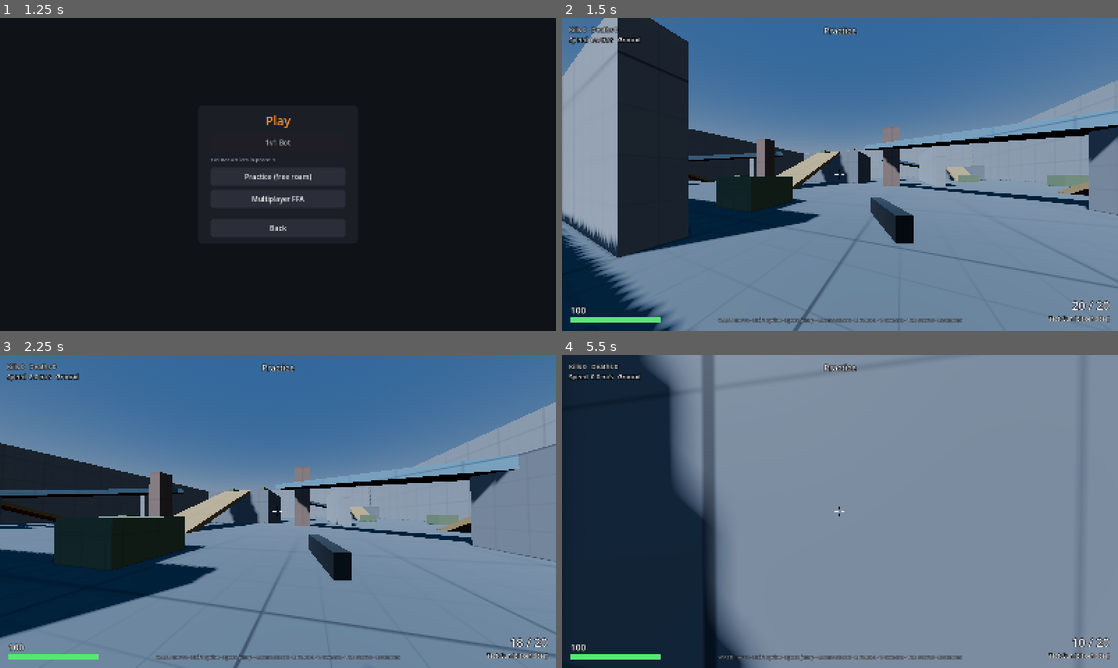
Above: before the commit, frames 1-4 (two rows, left to right).
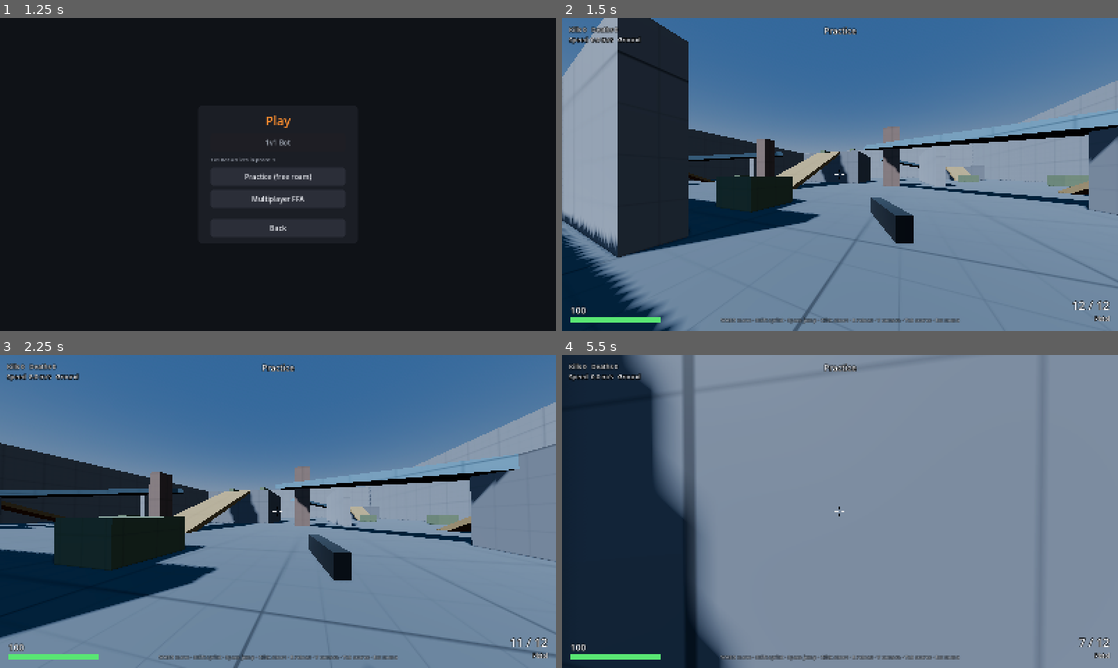
Above: after the commit, the same moments.

Repository: Yellow-Makes-Games/Jumpy-Shooty
Game: Godot game, scene res://game/ui/main_menu.tscn
Two runs of this game, one before a commit and one after it. Both use one fixed random seed, a clock stepped at 60 frames per second and the inputs below.
Inputs (mouse positions are in pixels of both pictures, inside the frame that each line leads up to):
- Up to frame 1 (1.25 s): click "Play" at 0.5 s
- Up to frame 2 (1.5 s): click "Practice (free roam)" at 1.25 s
- Up to frame 3 (2.25 s): tap Enter at 2 s; move the mouse to (305, 511) at 2.02 s; press the mouse at (305, 511) at 2.03 s; hold W (move_forward) from 2.03 s (still down)
- Up to frame 4 (5.5 s): keep holding W (move_forward); tap Space (jump) at 2.27, 2.57, 3.02, 3.05, 3.32, 4.52, 4.82 s; tap Shift (sprint) at 2.3, 2.85, 4.55 s; move the mouse to (812, 511) at 2.77 s; release the mouse at (812, 511) at 2.78 s; click (812, 511) at 2.92 s; move the mouse to (851, 505) at 3.52 s; hold Space (jump) 3.53-4.28 s; click (851, 505) at 3.8 s; move the mouse to (834, 517) at 4.27 s; tap Ctrl (crouch) at 4.35 s; click (834, 517) at 4.42 s; move the mouse to (878, 514) at 5.02 s; hold Space (jump) from 5.03 s (still down); tap Alt (dive) at 5.1 s; click (878, 514) at 5.17 s

Frame 1 is identical in both runs. In frame 2, 0.5% of the frame differs, in the area x 28-99%, y 90-98%; in frame 3, 0.5%; in frame 4, 8.1%, in the area x 11-99%, y 0-100%.

Commit message:
Apply design answers: pistol, lobby win condition, bunny-hopping
- docs/DESIGN.md records the decisions so far and what is still open
- Semi-automatic pistol replaces the placeholder test gun, with a short
  click buffer so early clicks still fire
- Host sets the win condition per lobby (first to N kills or a time
  limit); synced to everyone, including late joiners
- Movement: no friction on the frame a timed jump leaves the ground, so
  bunny-hopping keeps speed; movement checks cover bhop and air-strafing
- ENet packet throttling switched off so movement updates are not dropped
- Tests: time-limit match test; match test uses the lobby rule path

Co-Authored-By: Claude Opus 5.5 <noreply@anthropic.com>
Claude-Session: https://claude.ai/code/session_01HFmWSwtiuwAyY2CKAtYgVZ

Diff:
--- a/game/combat/weapon_data.gd
+++ b/game/combat/weapon_data.gd
@@ -5,23 +5,23 @@
 
 enum Kind { HITSCAN }
 
-@export var id := "test_gun"
-@export var display_name := "Test Gun"
+@export var id := "pistol"
+@export var display_name := "Pistol"
 @export var kind: Kind = Kind.HITSCAN
-@export var damage := 20.0
-@export var fire_interval := 0.12   ## seconds between shots (0.12 = ~8 shots per second)
-@export var automatic := true        ## hold to keep firing
-@export var magazine := 20
-@export var reload_time := 1.5
+@export var damage := 25.0           ## 4 hits to take a full-health player down
+@export var fire_interval := 0.17    ## fastest possible rate: about 6 shots per second
+@export var automatic := false       ## false = one shot per click
+@export var magazine := 12
+@export var reload_time := 1.3
 @export var max_range := 200.0
-@export var spread_degrees := 0.6    ## random aim wobble per shot
+@export var spread_degrees := 0.25   ## small random aim wobble per shot
 
 
-## The placeholder weapon used until the real weapons are designed.
-static func test_gun() -> WeaponData:
+## Semi-automatic pistol: the only weapon for now. Numbers are first guesses for playtesting.
+static func pistol() -> WeaponData:
 	return WeaponData.new()
 
 
 static func by_id(weapon_id: String) -> WeaponData:
 	match weapon_id:
-		_: return test_gun()
+		_: return pistol()
--- a/game/core/game.gd
+++ b/game/core/game.gd
@@ -54,7 +54,18 @@
 func host_online() -> Error:
 	mode = Mode.ONLINE
 	var port := DevArgs.port if DevArgs.port > 0 else Net.DEFAULT_PORT
-	return Net.host_direct(local_name(), port)
+	var err := Net.host_direct(local_name(), port)
+	if err == OK and DevArgs.rules != "":
+		var s := Net.match_settings.duplicate()
+		var kind := DevArgs.rules.get_slice(":", 0)
+		var amount := float(DevArgs.rules.get_slice(":", 1))
+		s.mode = "time" if kind == "time" else "kills"
+		if kind == "time":
+			s.minutes = amount
+		else:
+			s.kills = int(amount)
+		Net.set_match_settings(s)
+	return err
 
 
 func join_online(address: String) -> Error:
--- a/game/dev/dev_args.gd
+++ b/game/dev/dev_args.gd
@@ -15,8 +15,9 @@
 ## --net-sim=L,J,P     Simulate a bad connection: L ms latency, up to J ms extra jitter,
 ##                      P percent of movement packets lost (incoming, this copy only).
 ## --scripted-fire     With --scripted-input: aim at the nearest opponent and shoot.
-## --kill-target=N      Host only: kills needed to win (default 15).
-## --time-limit=SECONDS Host only: match length (default 480).
+## --rules=kills:N | time:MINUTES  Host only: set the lobby's win condition.
+## --kill-target=N      Host only: override the kill target for this match.
+## --time-limit=SECONDS Host only: override the match length (safety cap in tests).
 ## --auto-return       Leave the results screen for the lobby after 2 seconds.
 ## --third-person      Start in third-person view (not saved to settings).
 ## --screenshot=SEC:PATH Save a screenshot SEC seconds after start (repeatable).
@@ -33,6 +34,7 @@
 var scripted_fire := false
 var auto_return := false
 var kill_target := 0
+var rules := ""
 var time_limit := 0.0
 var quit_after := 0.0
 var window_rect := Rect2i()
@@ -64,6 +66,7 @@
 			"--scripted-fire": scripted_fire = true
 			"--auto-return": auto_return = true
 			"--kill-target": kill_target = int(value)
+			"--rules": rules = value
 			"--time-limit": time_limit = float(value)
 			"--third-person": Settings.third_person = true
 			"--quit-after": quit_after = float(value)
--- a/game/match/match_state.gd
+++ b/game/match/match_state.gd
@@ -21,12 +21,9 @@
 const RESPAWN_DELAY := 3.0
 const MAX_REWIND := 0.6           ## seconds; older views are clamped (anti-abuse)
 const HIT_FORGIVENESS := 0.08     ## metres added to player radius when checking hits
-## Placeholder match rules until Austin chooses them (kill target and time limit).
-const DEFAULT_KILL_TARGET := 15
-const DEFAULT_TIME_LIMIT := 480.0
-
-var kill_target := DEFAULT_KILL_TARGET
-var time_left := DEFAULT_TIME_LIMIT
+## kill_target 0 means "no kill target" (time-limit matches).
+var kill_target := 15
+var time_left := 480.0
 var running := false
 ## id -> {"kills": int, "deaths": int}
 var scores: Dictionary = {}
@@ -65,9 +62,20 @@
 	running = true
 	last_results = []
 	if Net.is_host():
-		kill_target = DevArgs.kill_target if DevArgs.kill_target > 0 else DEFAULT_KILL_TARGET
-		time_left = DevArgs.time_limit if DevArgs.time_limit > 0.0 else DEFAULT_TIME_LIMIT
+		# The host's lobby settings decide the win condition (dev options override them).
+		var s: Dictionary = Net.match_settings
+		if s.mode == "time":
+			kill_target = 0
+			time_left = float(s.minutes) * 60.0
+		else:
+			kill_target = int(s.kills)
+			time_left = INF
+		if DevArgs.kill_target > 0:
+			kill_target = DevArgs.kill_target
+		if DevArgs.time_limit > 0.0:
+			time_left = DevArgs.time_limit
 		if Game.mode == Game.Mode.PRACTICE:
+			kill_target = 0
 			time_left = INF
 		scores.clear()
 		health.clear()
@@ -262,7 +270,7 @@
 		scores[killer].kills += 1
 	respawn_timers[victim] = RESPAWN_DELAY
 	_died.rpc(victim, killer, scores)
-	if killer != 0 and kills(killer) >= kill_target:
+	if killer != 0 and kill_target > 0 and kills(killer) >= kill_target:
 		host_end_match()
 
 
--- a/game/net/net.gd
+++ b/game/net/net.gd
@@ -28,6 +28,10 @@
 var in_match := false
 var is_online := false
 var port := DEFAULT_PORT  ## the port we are hosting on
+
+## Win condition chosen by the host in the lobby.
+## mode: "kills" (first to `kills`) or "time" (most kills after `minutes`).
+var match_settings := {"mode": "kills", "kills": 15, "minutes": 8}
 
 ## The arena currently running, if any. It registers itself here.
 var arena: Node = null
@@ -121,6 +125,7 @@
 # Connection events
 
 func _on_connected_to_server() -> void:
+	_tune_link(1)
 	_register.rpc_id(1, _local_name)
 
 
@@ -135,8 +140,21 @@
 	session_ended.emit("The host left, so the match ended.")
 
 
-func _on_peer_connected(_id: int) -> void:
-	pass  # The new peer registers itself; see _register.
+func _on_peer_connected(id: int) -> void:
+	# The new peer registers itself; see _register. Here the host only tunes the link.
+	if is_host():
+		_tune_link(id)
+
+
+## ENet normally starts dropping unreliable packets when ping wobbles ("throttling").
+## For a 5-player game that bandwidth saving isn't needed, and the dropped movement
+## updates make players stutter, so we switch throttling off.
+func _tune_link(id: int) -> void:
+	var peer := multiplayer.multiplayer_peer
+	if peer is ENetMultiplayerPeer:
+		var link: ENetPacketPeer = peer.get_peer(id)
+		if link:
+			link.throttle_configure(5000, ENetPacketPeer.PACKET_THROTTLE_SCALE, 0)
 
 
 func _on_peer_disconnected(id: int) -> void:
@@ -165,6 +183,7 @@
 		return
 	players[id] = {"name": _unique_name(player_name.strip_edges().left(20)), "color": _free_color()}
 	print("[net] %d joined as %s" % [id, players[id].name])
+	_sync_settings.rpc_id(id, match_settings)
 	_sync_players.rpc(players)
 	if in_match:
 		_late_join.rpc_id(id)
@@ -177,6 +196,19 @@
 	players_changed.emit()
 	if not was_registered and players.has(my_id()) and not is_host():
 		joined_lobby.emit()
+
+
+## Host only: change the win condition and tell everyone.
+func set_match_settings(settings: Dictionary) -> void:
+	if not is_host():
+		return
+	_sync_settings.rpc(settings)
+
+
+@rpc("authority", "call_local", "reliable")
+func _sync_settings(settings: Dictionary) -> void:
+	match_settings = settings
+	players_changed.emit()  # lobby screens refresh on this
 
 
 @rpc("authority", "call_remote", "reliable")
--- a/game/player/movement/movement_controller.gd
+++ b/game/player/movement/movement_controller.gd
@@ -37,17 +37,24 @@
 	var wish := _wish_dir(input)
 	var wish_speed: float = (t.sprint_speed if input.sprint else t.run_speed) * min(input.move.length(), 1.0)
 
-	if grounded:
+	var jumping := _jump_buffer > 0.0 and _since_ground <= t.coyote_time
+
+	if grounded and not jumping:
 		state = State.GROUND
 		vel = _apply_friction(vel, wish_speed, delta)
 		vel = _accelerate(vel, wish, wish_speed, t.ground_accel, delta)
 		vel.y = min(vel.y, 0.0)
 	else:
+		# In the air, and also on the exact frame a well-timed jump leaves the ground:
+		# no friction that frame, so a jump pressed just before landing keeps all
+		# your speed (bunny-hopping). Air steering can add speed when you strafe
+		# and turn together (air-strafing), but never takes speed away.
 		state = State.AIR
 		vel = _accelerate(vel, wish, min(wish_speed, t.air_speed), t.air_accel, delta)
-		vel.y = max(vel.y - t.gravity * delta, -t.max_fall_speed)
+		if not grounded:
+			vel.y = max(vel.y - t.gravity * delta, -t.max_fall_speed)
 
-	if _jump_buffer > 0.0 and _since_ground <= t.coyote_time:
+	if jumping:
 		vel.y = t.jump_velocity
 		_jump_buffer = 0.0
 		_since_ground = t.coyote_time + 1.0  # spend the coyote window
--- a/game/player/player.gd
+++ b/game/player/player.gd
@@ -31,6 +31,7 @@
 var _body_gun: Node3D
 var _view_gun: Node3D
 var _fell_reported := false
+var _fire_buffer := 0.0           # a click slightly too early still fires when the gun is ready
 
 
 func _init() -> void:
@@ -63,7 +64,7 @@
 
 	if is_local:
 		motor = MovementController.new()
-		weapon = WeaponState.new(WeaponData.test_gun())
+		weapon = WeaponState.new(WeaponData.pistol())
 		rig = CameraRig.new()
 		add_child(rig)
 		rig.setup(self)
@@ -150,7 +151,9 @@
 	input.sprint = Input.is_action_pressed("sprint")
 	input.crouch = Input.is_action_pressed("crouch")
 	input.jump_held = Input.is_action_pressed("jump")
-	input.fire = Input.is_action_pressed("fire") if weapon.data.automatic else Input.is_action_just_pressed("fire")
+	input.fire = Input.is_action_pressed("fire")
+	if Input.is_action_just_pressed("fire"):
+		input.fire_pressed = true
 	if Input.is_action_just_pressed("jump"):
 		input.jump_pressed = true
 	if Input.is_action_just_pressed("dive"):
@@ -162,10 +165,16 @@
 
 func _update_weapon(delta: float) -> void:
 	weapon.update(delta)
-	if not input.fire or not Match.running:
+	if input.fire_pressed:
+		_fire_buffer = 0.1
+	else:
+		_fire_buffer = max(_fire_buffer - delta, 0.0)
+	var wants: bool = input.fire if weapon.data.automatic else _fire_buffer > 0.0
+	if not wants or not Match.running:
 		return
 	if not weapon.fire():
 		return
+	_fire_buffer = 0.0
 	var eye := eye_position()
 	var dir := _aim_direction(eye)
 	var spread := deg_to_rad(weapon.data.spread_degrees)
@@ -322,6 +331,8 @@
 			input.pitch = atan2(to.y, Vector2(to.x, to.z).length())
 			input.move = Vector2(1.0 if fmod(t, 3.0) < 1.5 else -1.0, 0.3)  # strafe while shooting
 			input.fire = true
+			if fmod(t, 0.2) < delta:
+				input.fire_pressed = true  # click about 5 times a second
 
 
 func _nearest_visible_opponent() -> Player:
--- a/game/player/player_input.gd
+++ b/game/player/player_input.gd
@@ -13,9 +13,11 @@
 var crouch := false
 var dive_pressed := false
 var grapple := false
-var fire := false
+var fire := false          ## trigger held (automatic weapons)
+var fire_pressed := false  ## trigger pulled this frame (semi-automatic weapons)
 
 
 func clear_edges() -> void:
 	jump_pressed = false
 	dive_pressed = false
+	fire_pressed = false
--- a/game/ui/hud.gd
+++ b/game/ui/hud.gd
@@ -88,7 +88,7 @@
 	ammo_box.add_child(_weapon)
 
 	_help = _label(Control.PRESET_CENTER_BOTTOM, HORIZONTAL_ALIGNMENT_CENTER, 15)
-	_help.text = "WASD move · Shift sprint · Space jump · Mouse shoot · R reload · V camera · Tab scores · Esc menu"
+	_help.text = "WASD move · Shift sprint · Space jump · Click shoot · R reload · V camera · Tab scores · Esc menu"
 	_help.modulate = Color(1, 1, 1, 0.55)
 
 	_death = _label(Control.PRESET_CENTER, HORIZONTAL_ALIGNMENT_CENTER, 30)
@@ -138,17 +138,19 @@
 	_health_bar.value = hp
 	_health_label.text = "%d" % ceil(hp)
 	if p.weapon:
-		_weapon.text = p.weapon.data.display_name + " (placeholder)"
+		_weapon.text = p.weapon.data.display_name
 		if p.weapon.is_reloading():
 			_ammo.text = "Reloading %d%%" % int(p.weapon.reload_progress() * 100)
 		else:
 			_ammo.text = "%d / %d" % [p.weapon.ammo, p.weapon.data.magazine]
 
-	if Match.time_left > 1e8:
-		_match_info.text = "Practice"
-	else:
+	var parts := PackedStringArray()
+	if Match.time_left < 1e8:
 		var t := int(ceil(Match.time_left))
-		_match_info.text = "%d:%02d    First to %d kills" % [t / 60, t % 60, Match.kill_target]
+		parts.append("%d:%02d" % [t / 60, t % 60])
+	if Match.kill_target > 0:
+		parts.append("First to %d kills" % Match.kill_target)
+	_match_info.text = "    ".join(parts) if not parts.is_empty() else "Practice"
 
 	var speed := Vector2(p.velocity.x, p.velocity.z).length()
 	var state: String = MovementController.State.keys()[p.motor.state]
--- a/game/ui/lobby_menu.gd
+++ b/game/ui/lobby_menu.gd
@@ -6,6 +6,12 @@
 var _list: VBoxContainer
 var _start: Button
 var _info: Label
+var _rules_label: Label
+var _host_rules: HBoxContainer
+var _mode_pick: OptionButton
+var _amount: SpinBox
+var _amount_unit: Label
+var _updating := false   # true while we fill the controls from settings (ignore their signals)
 
 
 func _ready() -> void:
@@ -18,6 +24,8 @@
 	_list.add_theme_constant_override("separation", 6)
 	_col.add_child(_list)
 	UiKit.spacer(_col, 8)
+	_build_rules()
+	UiKit.spacer(_col, 4)
 	_start = UiKit.button(_col, "Start match", Net.host_start_match)
 	UiKit.button(_col, "Leave lobby", Game.leave_to_menu)
 	Net.players_changed.connect(_refresh)
@@ -56,6 +64,64 @@
 	else:
 		where = "Waiting for the host to start the match."
 	_info.text = "%d / %d players. %s" % [Net.players.size(), Net.MAX_PLAYERS, where]
+	_refresh_rules()
+
+
+# Win condition: the host picks; everyone else sees it.
+func _build_rules() -> void:
+	UiKit.label(_col, "Win condition", true, 16)
+	_rules_label = UiKit.label(_col, "")
+	_host_rules = HBoxContainer.new()
+	_host_rules.add_theme_constant_override("separation", 10)
+	_col.add_child(_host_rules)
+	_mode_pick = OptionButton.new()
+	_mode_pick.add_item("First to", 0)
+	_mode_pick.add_item("Time limit", 1)
+	_mode_pick.custom_minimum_size = Vector2(170, 44)
+	_host_rules.add_child(_mode_pick)
+	_amount = SpinBox.new()
+	_amount.custom_minimum_size = Vector2(110, 44)
+	_host_rules.add_child(_amount)
+	_amount_unit = UiKit.label(_host_rules, "kills")
+	_amount_unit.size_flags_vertical = Control.SIZE_SHRINK_CENTER
+	_amount_unit.autowrap_mode = TextServer.AUTOWRAP_OFF
+	_mode_pick.item_selected.connect(func(i: int):
+		if _updating:
+			return
+		var s := Net.match_settings.duplicate()
+		s.mode = "kills" if i == 0 else "time"
+		Net.set_match_settings(s))
+	_amount.value_changed.connect(func(v: float):
+		if _updating:
+			return
+		var s := Net.match_settings.duplicate()
+		if s.mode == "kills":
+			s.kills = int(v)
+		else:
+			s.minutes = int(v)
+		if s != Net.match_settings:
+			Net.set_match_settings(s))
+
+
+func _refresh_rules() -> void:
+	var s: Dictionary = Net.match_settings
+	var kills_mode: bool = s.mode == "kills"
+	_rules_label.text = ("First to %d kills" % s.kills) if kills_mode else ("Most kills after %d minutes" % s.minutes)
+	_rules_label.visible = not Net.is_host()
+	_host_rules.visible = Net.is_host()
+	_updating = true
+	_mode_pick.select(0 if kills_mode else 1)
+	if kills_mode:
+		_amount.min_value = 1
+		_amount.max_value = 100
+		_amount.set_value_no_signal(s.kills)
+		_amount_unit.text = "kills"
+	else:
+		_amount.min_value = 1
+		_amount.max_value = 60
+		_amount.set_value_no_signal(s.minutes)
+		_amount_unit.text = "minutes"
+	_updating = false
 
 
 func _local_ip() -> String:
--- a/tests/movement_test.gd
+++ b/tests/movement_test.gd
@@ -71,6 +71,33 @@
 		["air steering turns without slowing much", 0.5,
 			func(): input.move = Vector2(1, 0),
 			func(): _expect_true("still fast (>18 m/s)", motor.horizontal_speed(body) > 18.0)],
+		["land and stop", 3.0,
+			func(): input.move = Vector2.ZERO,
+			func(): _expect_true("on the floor", body.is_on_floor())],
+		["bunny hop keeps speed", 3.0,
+			func():
+				body.velocity = Vector3(0, 0, -14)
+				input.move = Vector2(0, 1)
+				input.jump_pressed = true
+				_data["bhop"] = true,
+			func():
+				_data.erase("bhop")
+				_expect_true("still above 13.5 m/s after 3 s of timed jumps (%.2f)" % motor.horizontal_speed(body), motor.horizontal_speed(body) > 13.5)],
+		["no bunny hop without jumping", 1.0,
+			func(): pass,
+			func(): _expect_below("speed after 1 s on the ground without jumping", motor.horizontal_speed(body), 9.0)],
+		["air strafing gains speed", 2.5,
+			func():
+				body.global_position = Vector3(0, 80, 0)
+				body.velocity = Vector3.ZERO
+				body.move_and_slide()
+				body.velocity = Vector3(0, 0, -9)
+				input.yaw = 0.0
+				input.move = Vector2(1, 0)
+				_data["strafe"] = true,
+			func():
+				_data.erase("strafe")
+				_expect_true("faster than the 9 m/s it started with (%.2f)" % motor.horizontal_speed(body), motor.horizontal_speed(body) > 10.5)],
 	]
 	print("Movement checks")
 
@@ -87,6 +114,10 @@
 			quit(1 if failures else 0)
 			return
 		_steps[_scenario][2].call()
+	if _data.has("bhop") and body.is_on_floor() == false and body.velocity.y < 0.0 and body.global_position.y < 0.15:
+		input.jump_pressed = true  # press jump just before touching down
+	if _data.has("strafe"):
+		input.yaw -= 1.6 * dt  # turn smoothly toward the strafe direction
 	motor.step(body, input, dt)
 	input.clear_edges()
 	if _data.has("peak"):
Not shown, added: docs/DESIGN.md
Not shown, changed: docs/FEATURES.md
Not shown, changed: tests/run_all.sh
Not shown, changed: tests/run_match_test.sh
Not shown, added: tests/run_timed_match_test.sh
